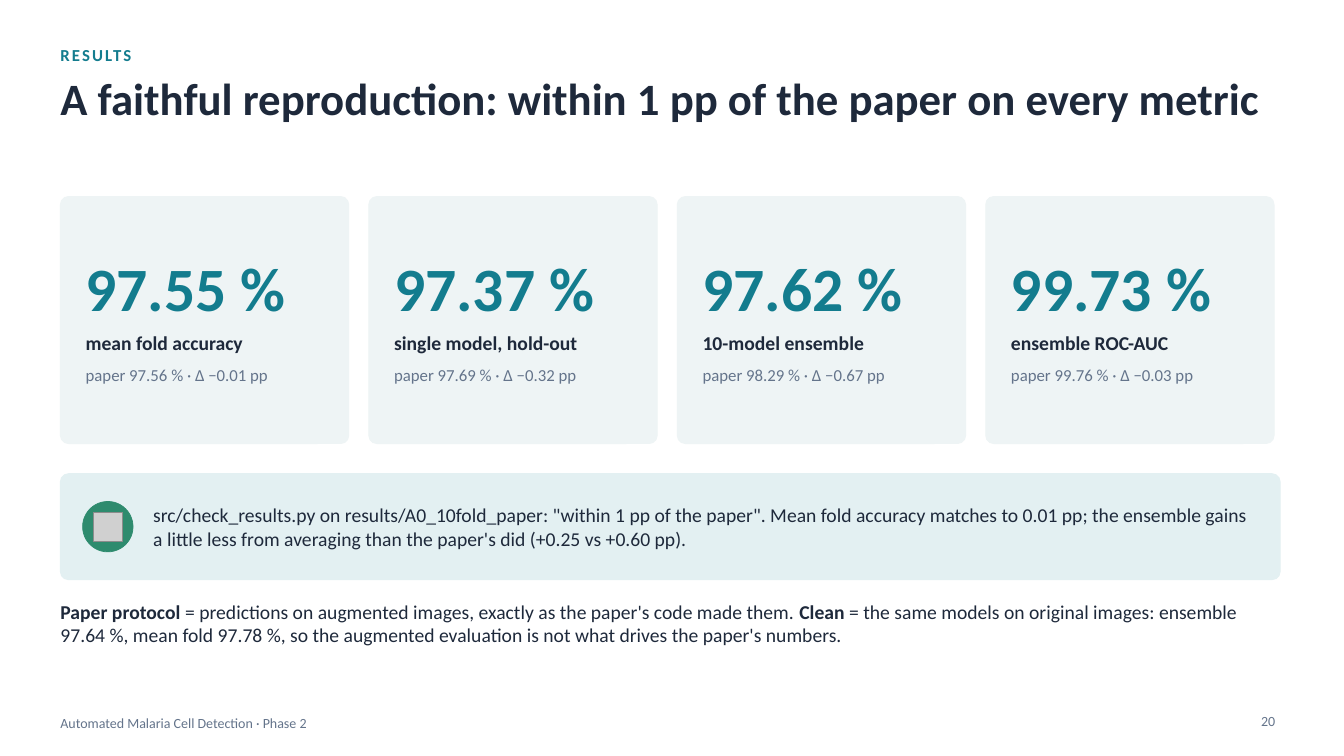
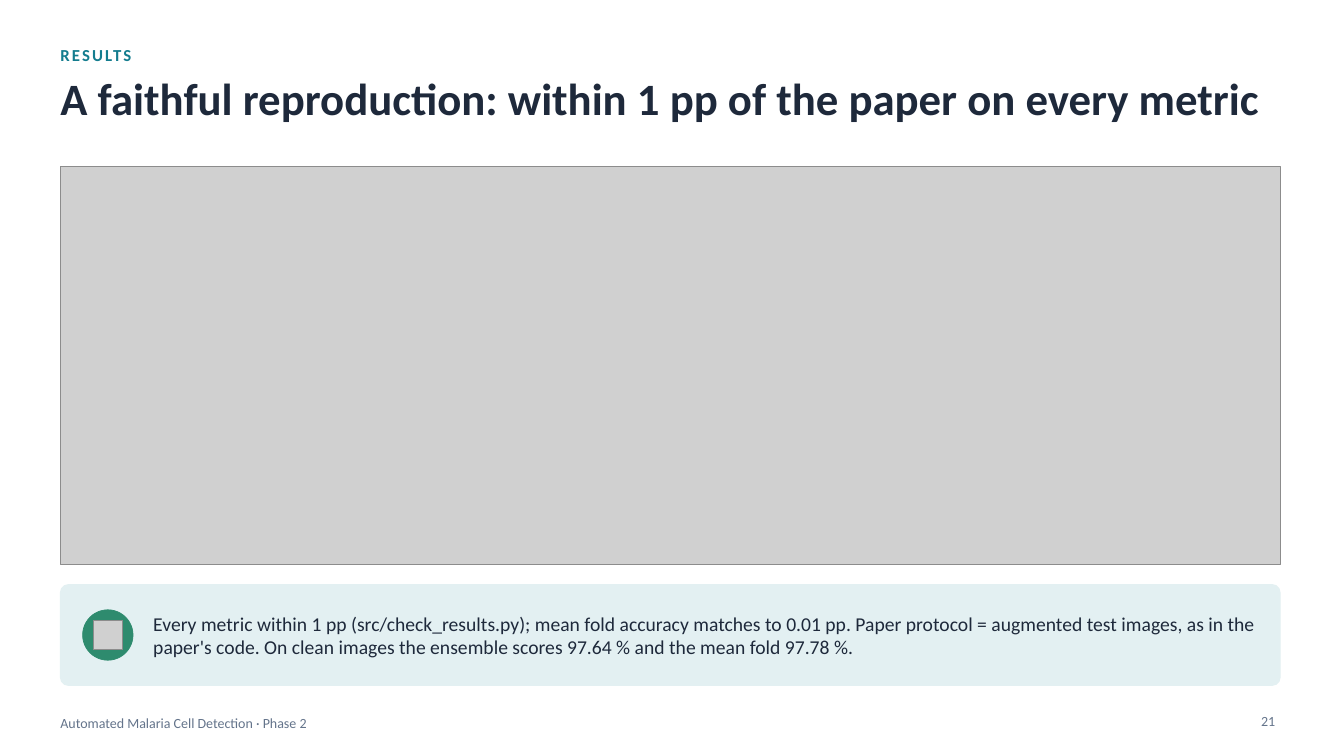
Before and after one commit to amathziah/malaria-detection, a slide deck: slide 21 of slides/Malaria_Phase2_Long.pptx (slide 20 before the commit). Drawn at 1344x756 pixels with LibreOffice and Linux fonts; fonts in the diff are those of the drawing; grey boxes stand for pictures. Boxes give left, top, right and bottom in pixels: in the first picture for what was removed or moved away, otherwise in the second. Text is boxed around its words. In the diff, an @@ line names an element or a change of style, - is before the commit and + after.

Commit message:
Slides: graphs for every result, metrics primer, PDF copies
- Every chart is now an image, so graphs show in any viewer (phone and
  quick-look previews could not render the native PowerPoint charts)
- New graphs: paper vs. ours on 8 metrics, distance from the paper per
  metric, per-fold accuracy, training curves, ROC, time per fold,
  speed-ups; new "How to read the metrics" slide in both decks
- Long deck 31 slides, short deck 13 slides; PDF copies exported from
  PowerPoint so GitHub can preview them
- Guide: speed-up figure and text use the paper's mean of 4 h 46 min
  per fold and our mean of 11.3 min

```diff
--- a/slides/Malaria_Phase2_Long.pptx
+++ b/slides/Malaria_Phase2_Long.pptx
@@ picture added at [60, 166, 1280, 565] @@
@@ rounded rectangle removed at [60, 197, 349, 444] @@
@@ rounded rectangle removed at [369, 197, 657, 444] @@
@@ rounded rectangle removed at [678, 197, 966, 444] @@
@@ rounded rectangle removed at [986, 197, 1274, 444] @@
@@ text removed at [703, 269, 844, 312] @@
-97.62 %
@@ text removed at [86, 270, 227, 312] @@
-97.55 %
@@ text removed at [394, 270, 535, 312] @@
-97.37 %
@@ text removed at [1011, 270, 1152, 312] @@
-99.73 %
@@ text removed at [86, 336, 242, 353] @@
-mean fold accuracy
@@ text removed at [394, 336, 577, 354] @@
-single model, hold-out
@@ text removed at [703, 336, 864, 350] @@
-10-model ensemble
@@ text removed at [1011, 336, 1169, 350] @@
-ensemble ROC-AUC
@@ text removed at [86, 369, 268, 384] @@
-paper 97.56 % · Δ −0.01 pp
@@ text removed at [394, 369, 577, 384] @@
-paper 97.69 % · Δ −0.32 pp
@@ text removed at [703, 369, 885, 384] @@
-paper 98.29 % · Δ −0.67 pp
@@ text removed at [1011, 370, 1193, 384] @@
-paper 99.76 % · Δ −0.03 pp
@@ text removed at [153, 508, 1246, 550] @@
-src/check_results.py on results/A0_10fold_paper: "within 1 pp of the paper". Mean fold accuracy matches to 0.01 pp; the ensemble gains a little less from averaging than the paper's did (+0.25 vs +0.60 pp).
@@ rounded rectangle: place and size @@
-rounded rectangle at [60, 474, 1280, 580]
+rounded rectangle at [60, 585, 1280, 686]
@@ rounded rectangle at [60, 585, 1280, 686]: proportions changed @@
@@ text "Every metric within 1 pp ..." at [153, 617, 1255, 658]: vertical alignment top to middle @@
@@ ellipse: place and size @@
-ellipse at [83, 501, 133, 552]
+ellipse at [83, 610, 133, 660]
@@ picture: place and size @@
-picture at [94, 512, 123, 541]
+picture at [94, 621, 123, 650]
@@ text at [153, 617, 1255, 658]: text changed @@
-Paper protocol = predictions on augmented images, exactly as the paper's code made them. Clean = the same models on original images: ensemble 97.64 %, mean fold 97.78 %, so the augmented evaluation is not what drives the paper's numbers.
+Every metric within 1 pp (src/check_results.py); mean fold accuracy matches to 0.01 pp. Paper protocol = augmented test images, as in the paper's code. On clean images the ensemble scores 97.64 % and the mean fold 97.78 %.
@@ page number at [1261, 717, 1275, 726]: text changed @@
-20
+21
```
Also in this commit, not shown: 6 other slides changed, 1 slide added, 23 other files.
